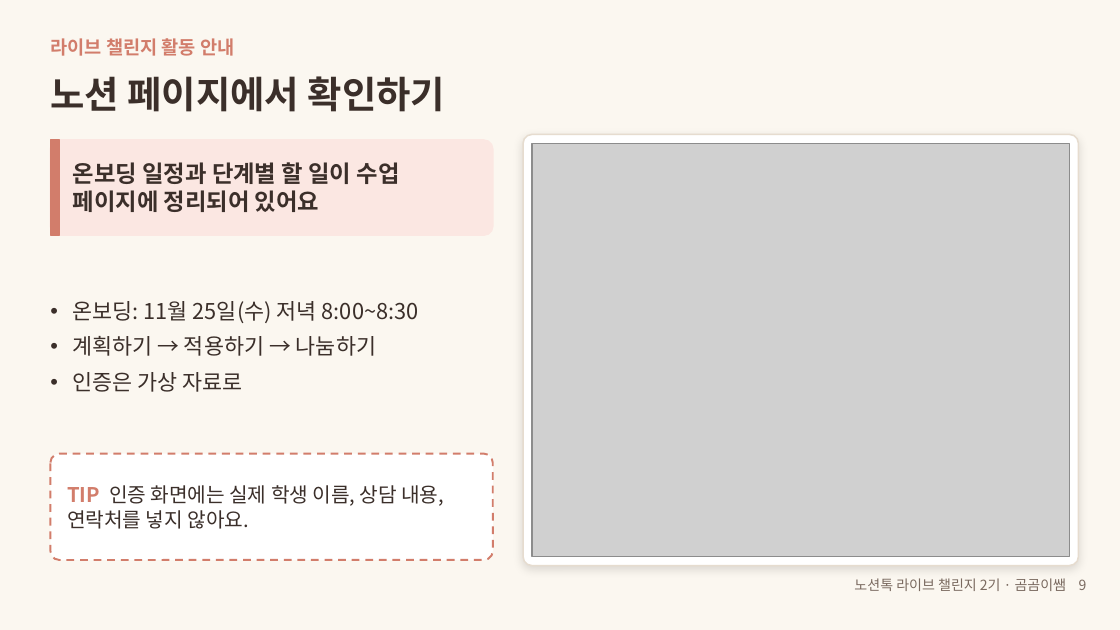
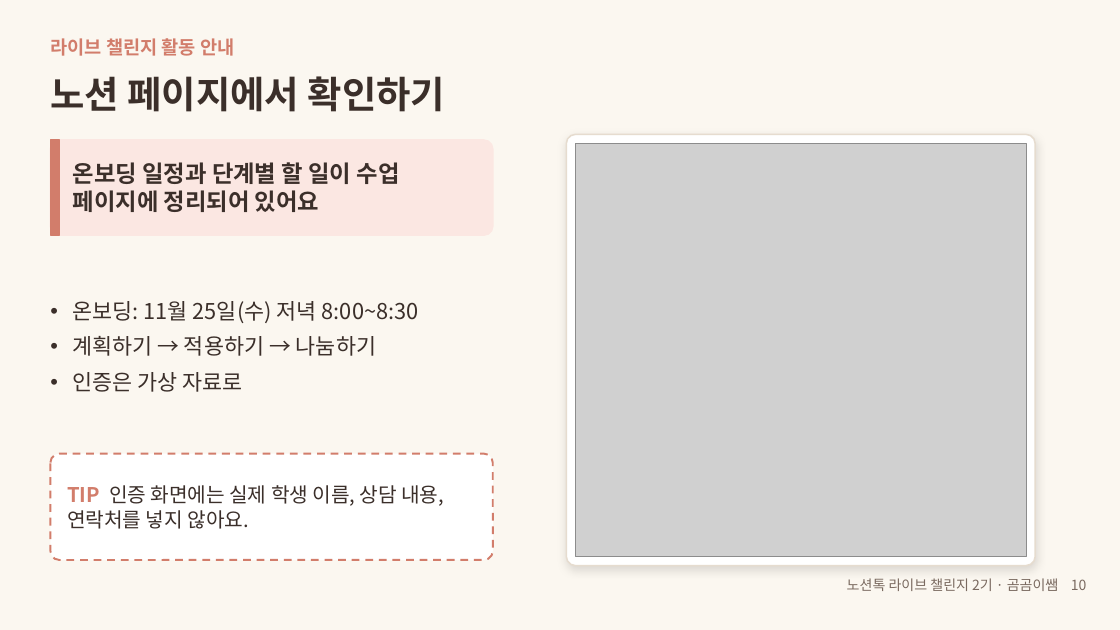
Before and after one commit to gomgomeet/skills, a slide deck: slide 10 of webinars/notiontalk-live-challenge-1/notiontalk-live-challenge-webinar.pptx (slide 9 before the commit). Drawn at 1120x630 pixels with LibreOffice and Linux fonts; fonts in the diff are those of the drawing; grey boxes stand for pictures. Boxes give left, top, right and bottom in pixels: in the first picture for what was removed or moved away, otherwise in the second. Text is boxed around its words. In the diff, an @@ line names an element or a change of style, - is before the commit and + after.

```diff
--- a/webinars/notiontalk-live-challenge-1/notiontalk-live-challenge-webinar.pptx
+++ b/webinars/notiontalk-live-challenge-1/notiontalk-live-challenge-webinar.pptx
@@ rounded rectangle: place and size @@
-rounded rectangle at box(523, 134, 1079, 566)
+rounded rectangle at box(567, 134, 1036, 566)
@@ picture: place and size @@
-picture at box(532, 143, 1070, 557)
+picture at box(576, 143, 1027, 557)
@@ text at box(847, 578, 1087, 591): text changed @@
-노션톡 라이브 챌린지 2기 · 곰곰이쌤 9
+노션톡 라이브 챌린지 2기 · 곰곰이쌤 10
```
Also in this commit, not shown: 41 other slides changed, 1 slide added, 6 other files.
